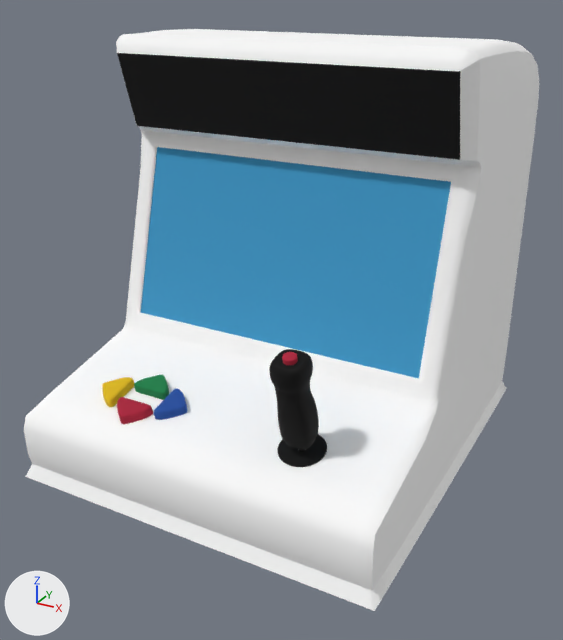
The glTF model public/models/booth-flat.glb: old version first, new version second.
One viewpoint serves both versions: a 50 mm lens placed at (0.575, -1.062, 0.749), pointed at (0.003, -0.022, 0.229). Arrows for +X, +Y and +Z are at lower left; the lights stay in place. The first picture is the older version. Where no turn or scale is listed for an object, it has been applied to the vertices.

Before the edit, the objects in view are built like this:
```python
ob_button_down = bpy.data.objects.new('button_down', me_cube_007)
ob_button_down.location = (-0.132, -0.26, 0.137)
ob_button_left = bpy.data.objects.new('button_left', me_cube_006)
ob_button_left.location = (-0.191, -0.226, 0.144)
ob_button_right = bpy.data.objects.new('button_right', me_cube_008)
ob_button_right.location = (-0.073, -0.222, 0.145)
ob_cube_009 = bpy.data.objects.new('Cube.009', me_cube_009)
ob_cube_009.location = (0.149, -0.249, 0.226)
ob_joystick_button = bpy.data.objects.new('joystick_button', me_cylinder_001)
ob_joystick_button.location = (0.149, -0.264, 0.298)
ob_screen_glass = bpy.data.objects.new('screen_glass', me_cube_001)
ob_screen_glass.location = (0.0, -0.023, 0.343)
# also in view: 'joystick_dust_washer' at (0.149, -0.225, 0.139); 'Cube' at (0.0, 0.029, 0.334)
```
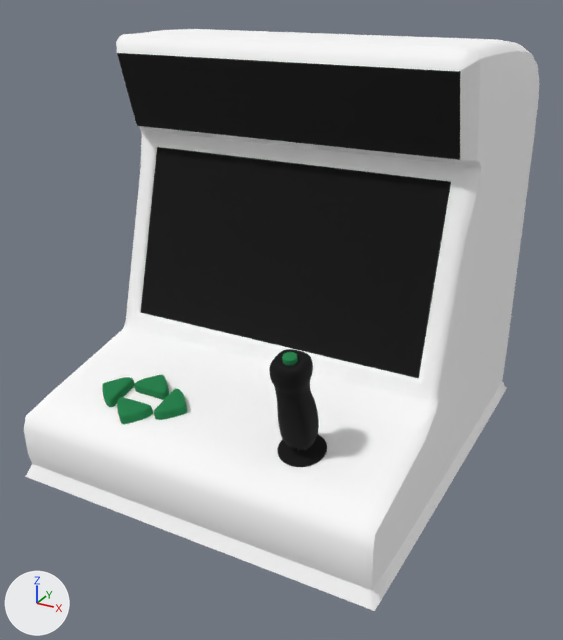
Boxes (x1, y1, x2, y2) around the edits, measured in the pictures (563 x 640 px):
'screen_glass', recoloured (blue to black)
    both: (141, 147, 451, 379)
'button_down', recoloured (red to green)
    both: (117, 397, 153, 425)
'button_right', recoloured (blue to green)
    both: (154, 389, 187, 420)
'button_left', recoloured (yellow to green)
    both: (102, 377, 134, 407)
'joystick_button', recoloured (red to green)
    both: (282, 352, 298, 365)

Diff of the bpy script that builds the scene:
```diff
--- a/public/models/booth-flat.glb.py
+++ b/public/models/booth-flat.glb.py
@@ me_cube_007 @@
 me_cube_007.from_pydata(...)  # 654 vertices, 1304 faces; spans x -0.0305..0.0305, y -0.0212..0.0212, z -0.0121..0.0121
-me_cube_007.materials.append(mat_kerb_red)  # red #ac1e39
+me_cube_007.materials.append(mat_kerb_green)  # green #178048
@@ me_cube_006 @@
 me_cube_006.from_pydata(...)  # 654 vertices, 1304 faces; spans x -0.0203..0.0203, y -0.0311..0.0311, z -0.0142..0.0142
-me_cube_006.materials.append(mat_kerb_yellow)  # yellow #e1b913
+me_cube_006.materials.append(mat_kerb_green)  # green #178048
@@ me_cube_008 @@
 me_cube_008.from_pydata(...)  # 654 vertices, 1304 faces; spans x -0.0203..0.0203, y -0.0311..0.0311, z -0.0142..0.0142
-me_cube_008.materials.append(mat_kerb_blue)  # blue #214ea0
+me_cube_008.materials.append(mat_kerb_green)  # green #178048
@@ me_cylinder_001 @@
 me_cylinder_001.from_pydata(...)  # 100 vertices, 178 faces; spans x -0.0098..0.0098, y -0.0104..0.0104, z -0.0061..0.0061
-me_cylinder_001.materials.append(mat_kerb_red)  # red #ac1e39
+me_cylinder_001.materials.append(mat_kerb_green)  # green #178048
@@ me_cube_001 @@
 me_cube_001.from_pydata(...)  # 50 vertices, 96 faces; spans x -0.26..0.26, y -0.041..0.041, z -0.141..0.141
-me_cube_001.materials.append(mat_kerb_lblue)  # blue #3d99c9
+me_cube_001.materials.append(mat_kerb_black)  # black #000000
```
